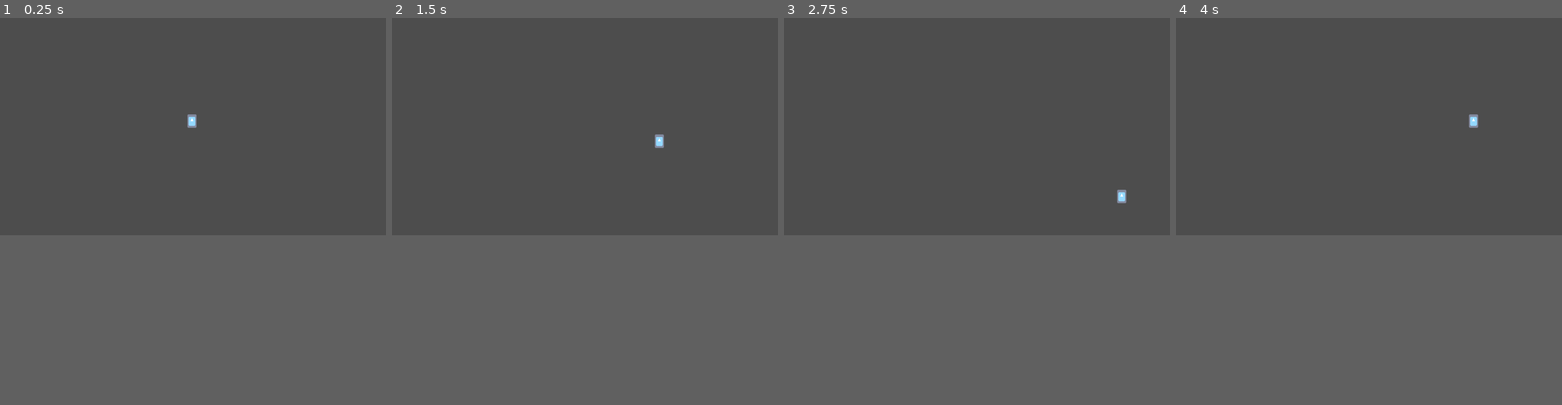
Above: before the commit, frames 1-4 (left to right).
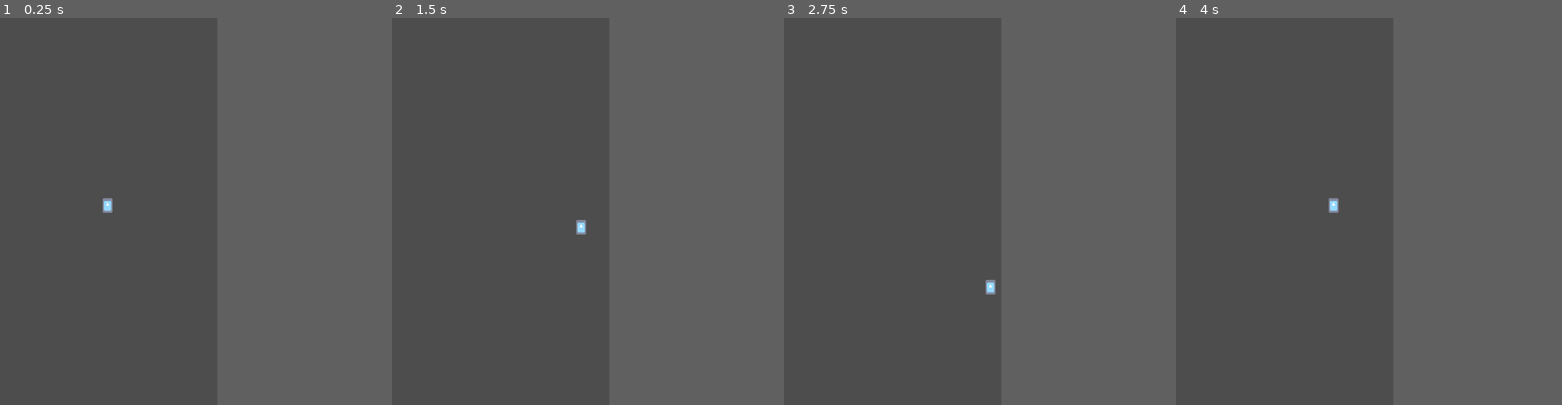
Above: after the commit, the same moments.

Repository: Gonzako/composerndevjam
Game: Godot game, scene res://Scenes/TestScene.tscn
Two runs of this game, one before a commit and one after it. Both use one fixed random seed, a clock stepped at 60 frames per second and the inputs below. The engine's default icon, where the game draws it, is replaced by a stand-in: a white triangle on a blue panel in a dark square.
Inputs:
- Up to frame 1 (0.25 s): no input
- Up to frame 2 (1.5 s): tap Enter (ui_accept) at 0.5, 0.77 s; hold Right (ui_right) 0.53-1.28 s; hold Down (ui_down) from 1.28 s (still down)
- Up to frame 3 (2.75 s): tap Enter (ui_accept) at 1.52 s; release Down (ui_down) at 2.03 s; hold Right (ui_right) from 2.03 s (still down)
- Up to frame 4 (4 s): release Right (ui_right) at 2.78 s; hold Up (ui_up) 2.78-3.53 s; tap Enter (ui_accept) at 3.02, 3.77 s; hold Left (ui_left) from 3.53 s (still down)
In our replay, the window is 799x449 before the commit and 450x800 after it. These sizes can differ from the game's own. Grey fills any space a smaller window leaves; there, only what the larger window draws over its background counts as a difference.

The runs differ from the first frame. In frame 1, 0.2% of the frame differs, in the area x 26-51%, y 24-51%; in frame 2, 0.2%; in frame 3, 0.2%; in frame 4, 0.2%, in the area x 39-79%, y 24-51%.

Commit message:
Set resolution to 600x1066 for vertical fit

Diff:
--- a/Scenes/TestScene.tscn
+++ b/Scenes/TestScene.tscn
@@ -18,25 +18,26 @@
 
 [node name="Camera2D" type="Camera2D" parent="."]
 position = Vector2(3, 1)
+limit_left = -10000050
 
 [node name="Bounds" type="Node2D" parent="Camera2D"]
 
 [node name="StaticBody2D" type="StaticBody2D" parent="Camera2D/Bounds"]
 
 [node name="North" type="CollisionShape2D" parent="Camera2D/Bounds/StaticBody2D"]
-position = Vector2(7, -304)
+position = Vector2(0, -500)
 shape = SubResource("WorldBoundaryShape2D_5lt6y")
 
 [node name="South" type="CollisionShape2D" parent="Camera2D/Bounds/StaticBody2D"]
-position = Vector2(-3, 301)
+position = Vector2(0, 500)
 shape = SubResource("WorldBoundaryShape2D_8k7wh")
 
 [node name="East" type="CollisionShape2D" parent="Camera2D/Bounds/StaticBody2D"]
-position = Vector2(541, 0)
+position = Vector2(280, 0)
 rotation = 1.5707964
 shape = SubResource("WorldBoundaryShape2D_iufkg")
 
 [node name="West" type="CollisionShape2D" parent="Camera2D/Bounds/StaticBody2D"]
-position = Vector2(-550, -6)
+position = Vector2(-280, 0)
 rotation = 1.5707964
 shape = SubResource("WorldBoundaryShape2D_b5ayd")
--- a/project.godot
+++ b/project.godot
@@ -15,6 +15,11 @@
 config/features=PackedStringArray("4.5", "GL Compatibility")
 config/icon="res://icon.svg"
 
+[display]
+
+window/size/viewport_width=600
+window/size/viewport_height=1066
+
 [rendering]
 
 renderer/rendering_method="gl_compatibility"
Not shown, added: GALAGA-BGM-LongRoadAhead+HardHabitToBreak.mp3.import
Not shown, added: GALAGA-BGM-Piano+FrenchHorn.mp3.import
Not shown, added: GALAGA-BGM-Piano+SmJazzSection.mp3.import
Not shown, added: GALAGA-BGM.WAV.import
Not shown, added: GALAGA-SFX.WAV.import
Not shown, added: GALAGA-SFX2.mp3.import
Not shown, added: GALDARK-SFX.WAV.import
Not shown, added: GALDARK-SFX2.mp3.import
Not shown, added: GALDARKMUS-GlassFlute+LazerLead.mp3.import
Not shown, added: GALDARKMUS-Ossuary+NoiseBrass.mp3.import
Not shown, added: GALDARKMUS.WAV.import
